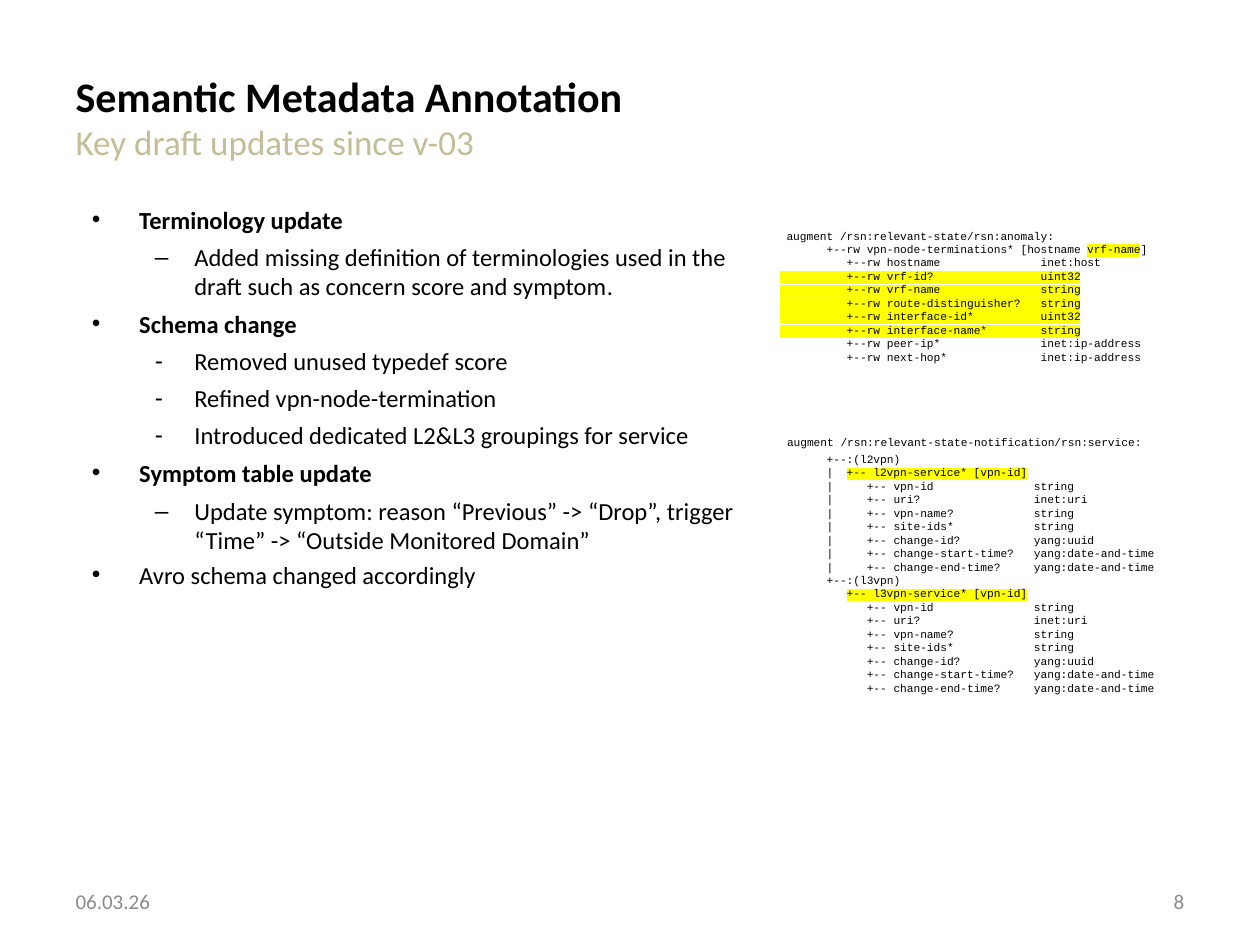
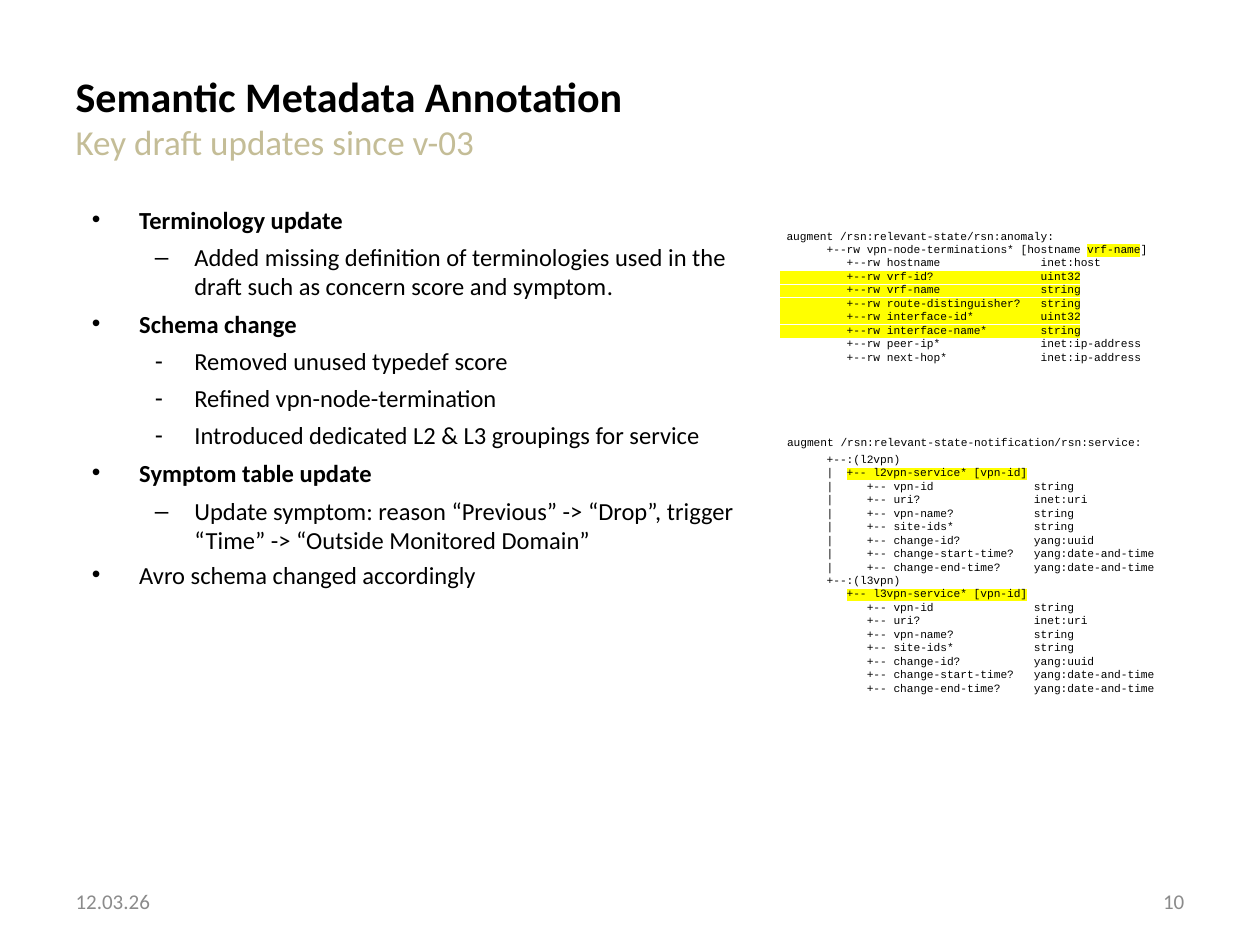
Before and after one commit to network-analytics/ietf-network-analytics-document-status, a slide deck: slide 10 of 125/NMOP/draft-ietf-nmop-network-anomaly-architecture-semantics-lifecycle.pptx (slide 8 before the commit). Drawn at 1260x945 pixels with LibreOffice and Linux fonts; fonts in the diff are those of the drawing. Boxes give left, top, right and bottom in pixels: in the first picture for what was removed or moved away, otherwise in the second. Text is boxed around its words. In the diff, an @@ line names an element or a change of style, - is before the commit and + after.

```diff
--- a/125/NMOP/draft-ietf-nmop-network-anomaly-architecture-semantics-lifecycle.pptx
+++ b/125/NMOP/draft-ietf-nmop-network-anomaly-architecture-semantics-lifecycle.pptx
@@ text at (194, 427, 699, 449): spaces changed @@
-  – Introduced dedicated L2&L3 groupings for service
+  – Introduced dedicated L2 & L3 groupings for service
@@ text at (76, 895, 150, 909): text changed @@
-06.03.26
+12.03.26
@@ page number at (1163, 895, 1184, 909): text changed @@
-8
+10
```
Also in this commit, not shown: 10 other slides changed, 3 slides added, 2 other files.
